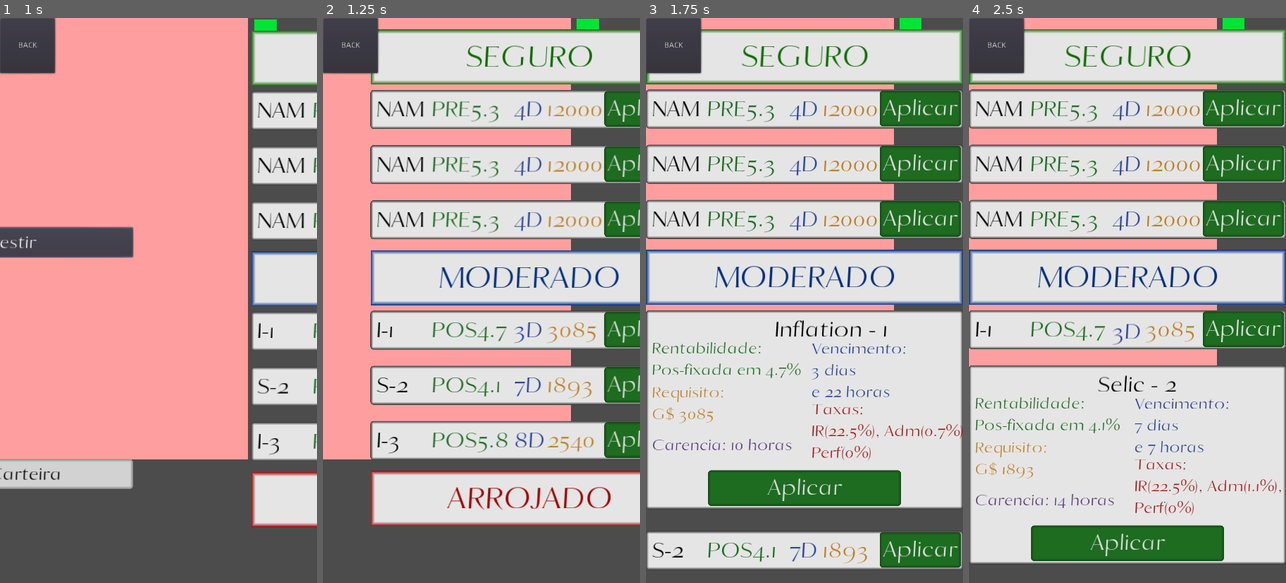
Above: before the commit, frames 1-4 (left to right).
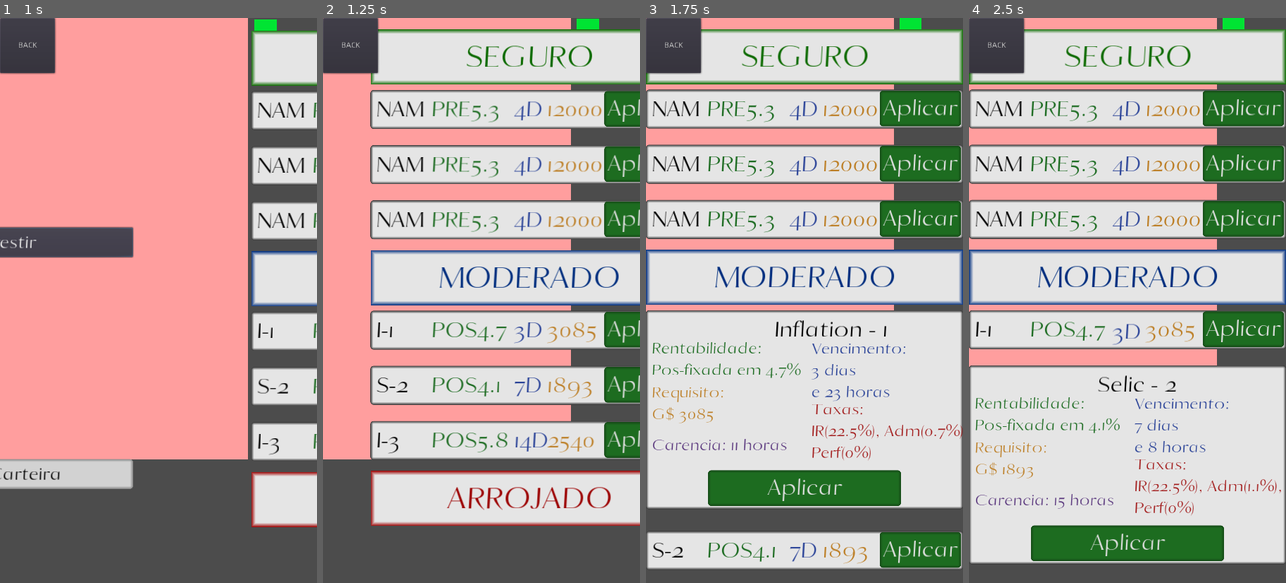
Above: after the commit, the same moments.

Repository: AndreMoukarzel/Grana-Preta
Game: Godot game, scene res://broker/Broker.tscn
Same seed, same stepped clock (60 frames per second), same inputs: the game is played once before the commit and once after it. This scene is started directly instead of the project's main scene.
Inputs:
- Up to frame 1 (1 s): click "Investir" at 0.5 s
- Up to frame 2 (1.25 s): no input
- Up to frame 3 (1.75 s): click "I-1" at 1.25 s
- Up to frame 4 (2.5 s): click "S-2" at 2 s

Frame 1 is identical in both runs. In frame 2, 0.2% of the frame differs, in the area x 60-71%, y 73-77%; in frame 3, 0.2%; in frame 4, 0.3%, in the area x 28-75%, y 74-87%.
Error in both runs: Invalid get index '99' (on base: 'Array'). (res://broker/bond/BondGenerator.gd:37)

Commit message:
Make so min_time is at least 1 hour and other small value tweaks

Diff:
--- a/broker/bond/BondGenerator.gd
+++ b/broker/bond/BondGenerator.gd
@@ -19,7 +19,7 @@
 	var Bond = BondDisplay.add_bond(BondDisplay.SafeBonds)
 	var bond_name = possible_names[randi() % possible_names.size()]
 	var min_investment = 200 + randi() % 4801
-	var min_time = [round(rand_range(.0, .6)), randi() % 16]
+	var min_time = [round(rand_range(.0, .6)), 1 + randi() % 16]
 	var expiration = [min_time[0] + 4 + randi() % 4, min_time[1] + randi() % 20]
 	var taxes = [22.5, rand_range(0.0, 2.5), 0] # IR, Adm, Performance
 	var rentability
@@ -44,8 +44,8 @@
 	var Bond = BondDisplay.add_bond(BondDisplay.ModerBonds)
 	var bond_name = possible_names[randi() % possible_names.size()]
 	var min_investment = 200 + randi() % 4801
-	var min_time = [round(rand_range(.0, 1.6)), randi() % 16]
-	var expiration = [min_time[0] + 2 + randi() % 6, min_time[1] + randi() % 20]
+	var min_time = [round(rand_range(0, 1.8)), 1 + randi() % 16]
+	var expiration = [min_time[0] + 2 + randi() % 12, min_time[1] + randi() % 20]
 	var taxes = [22.5, rand_range(0.0, 2.5), 0] # IR, Adm, Performance
 	var rentability = rand_range(0.5, 6.0)
 
@@ -54,3 +54,19 @@
 		expiration[0] += 1
 
 	Bond.setup(bond_name, rentability, "Pos-fixada", expiration, min_investment, min_time, taxes, OS.get_datetime())
+
+
+func generate_chanceful_bonds(possible_names):
+	var Bond = BondDisplay.add_bond(BondDisplay.ChanceBonds)
+	var bond_name = possible_names[randi() % possible_names.size()]
+	var min_investment = 200 + randi() % 4801
+	var min_time = [round(rand_range(.0, 1.6)), 1 + randi() % 16]
+	var expiration = [min_time[0] + 2 + randi() % 12, min_time[1] + randi() % 20]
+	var taxes = [22.5, rand_range(0.0, 2.5), 0] # IR, Adm, Performance
+	var rentability = rand_range(0.5, 6.0)
+
+	if expiration[1] > 23: # Correct expiration
+		expiration[1] -= 24
+		expiration[0] += 1
+
+	Bond.setup(bond_name, rentability, "Pos-fixada", expiration, min_investment, min_time, taxes, OS.get_datetime())
